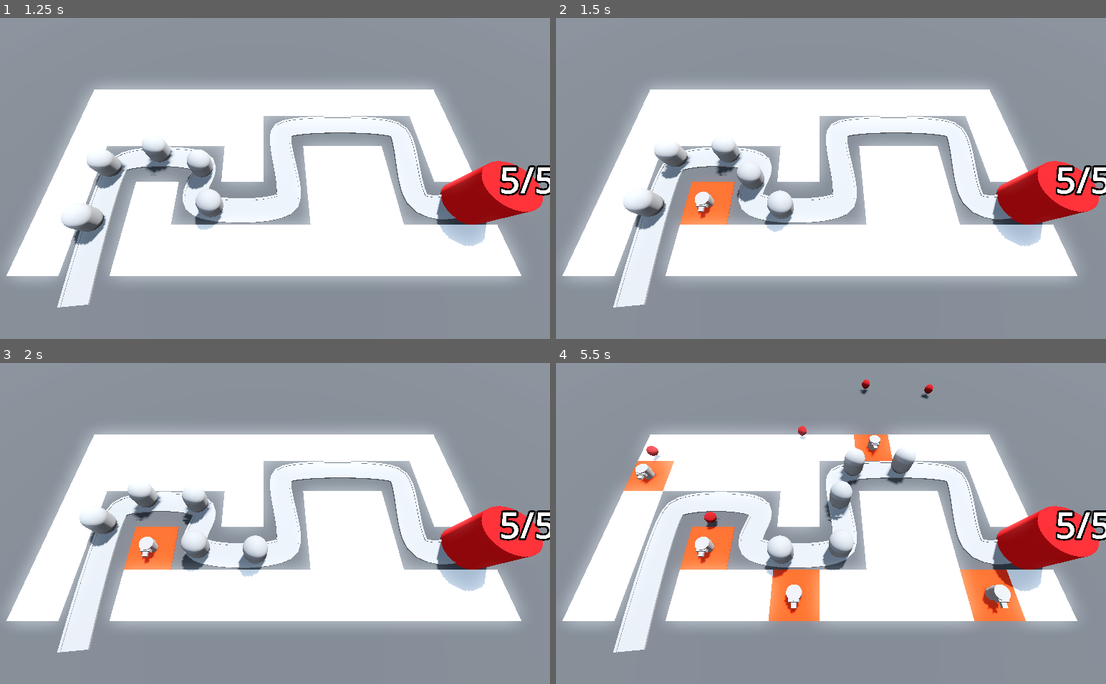
Above: before the commit, frames 1-4 (two rows, left to right).
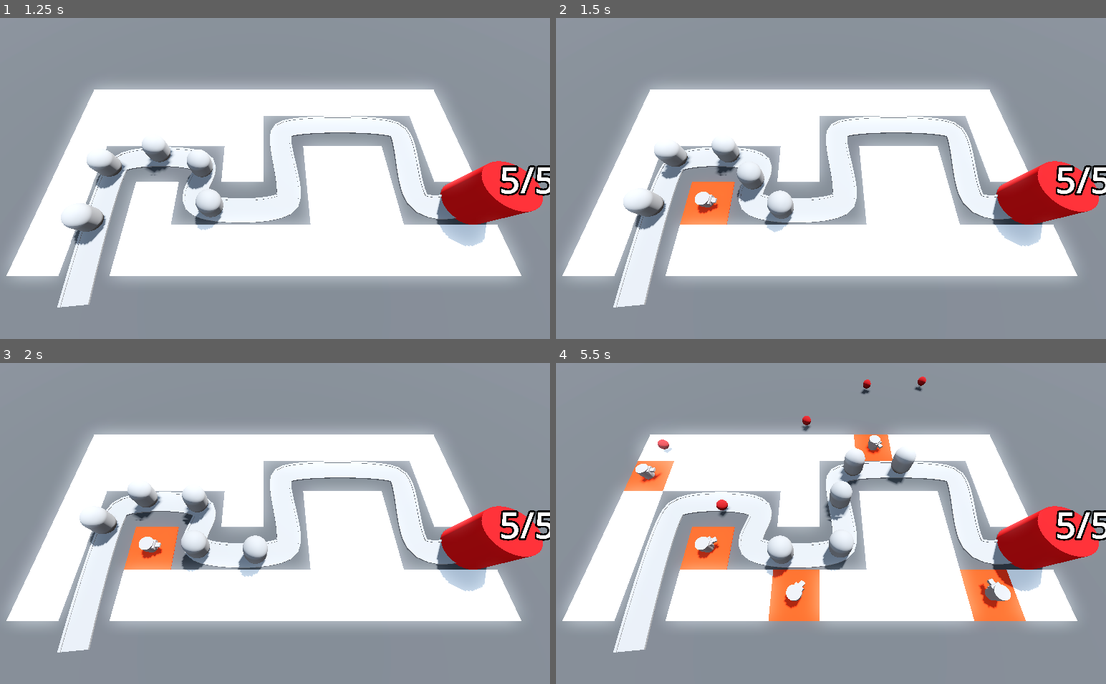
Above: after the commit, the same moments.

Repository: SugarF0x/barblast-3d
Game: Godot game, scene res://BaseLevel.tscn
The game is run twice, just before and just after one commit, with the same random seed, the same clock (stepped at 60 frames per second) and the same inputs.
Inputs (mouse positions are in pixels of both pictures, inside the frame that each line leads up to):
- Up to frame 1 (1.25 s): move the mouse to (390, 162) at 0.52 s; click (390, 162) at 0.6 s
- Up to frame 2 (1.5 s): move the mouse to (704, 194) at 1.27 s; click (704, 194) at 1.35 s
- Up to frame 3 (2 s): no input
- Up to frame 4 (5.5 s): move the mouse to (875, 452) at 2.02 s; click (875, 452) at 2.1 s; move the mouse to (792, 587) at 2.77 s; click (792, 587) at 2.85 s; move the mouse to (990, 571) at 3.52 s; click (990, 571) at 3.6 s; move the mouse to (649, 475) at 4.27 s; click (649, 475) at 4.35 s; move the mouse to (847, 523) at 5.02 s; click (847, 523) at 5.1 s

Frame 1 is identical in both runs. In frame 2, 0.1% of the frame differs, in the area x 25-30%, y 55-63%; in frame 3, 0.1%; in frame 4, 1.0%, in the area x 14-83%, y 4-79%.

Commit message:
have turrets follow first enemy

Diff:
--- a/BaseLevel.tscn
+++ b/BaseLevel.tscn
@@ -61,10 +61,11 @@
 script = ExtResource("3_4nxnr")
 turret_scene = ExtResource("4_enpy5")
 
-[node name="Path3D" type="Path3D" parent="."]
+[node name="EnemyPath" type="Path3D" parent="."]
+unique_name_in_owner = true
 curve = SubResource("Curve3D_yvn7s")
 
-[node name="Road" type="CSGPolygon3D" parent="Path3D"]
+[node name="Road" type="CSGPolygon3D" parent="EnemyPath"]
 polygon = PackedVector2Array(-1, 0, -1, 0.1, 1, 0.1, 1, 0)
 mode = 2
 path_node = NodePath("..")
@@ -77,7 +78,7 @@
 path_u_distance = 1.0
 path_joined = false
 
-[node name="LeftEdge" type="CSGPolygon3D" parent="Path3D"]
+[node name="LeftEdge" type="CSGPolygon3D" parent="EnemyPath"]
 polygon = PackedVector2Array(-1.1, 0, -1.1, 0.15, -0.9, 0.15, -0.9, 0)
 mode = 2
 path_node = NodePath("..")
@@ -90,7 +91,7 @@
 path_u_distance = 1.0
 path_joined = false
 
-[node name="RightEdge" type="CSGPolygon3D" parent="Path3D"]
+[node name="RightEdge" type="CSGPolygon3D" parent="EnemyPath"]
 polygon = PackedVector2Array(0.9, 0, 0.9, 0.15, 1.1, 0.15, 1.1, 0)
 mode = 2
 path_node = NodePath("..")
@@ -103,22 +104,22 @@
 path_u_distance = 1.0
 path_joined = false
 
-[node name="Enemy" parent="Path3D" instance=ExtResource("2_wgbja")]
+[node name="Enemy" parent="EnemyPath" instance=ExtResource("2_wgbja")]
 transform = Transform3D(0.999994, 0, 0, 0, 1, 0, 0, 0, 0.999994, -14, 0, 14)
 
-[node name="Enemy2" parent="Path3D" instance=ExtResource("2_wgbja")]
+[node name="Enemy2" parent="EnemyPath" instance=ExtResource("2_wgbja")]
 transform = Transform3D(0.998757, 0, 0.0497227, 0, 1, 0, -0.0497227, 0, 0.998757, -14.3452, 0, 9.01226)
 progress = 5.0
 
-[node name="Enemy3" parent="Path3D" instance=ExtResource("2_wgbja")]
+[node name="Enemy3" parent="EnemyPath" instance=ExtResource("2_wgbja")]
 transform = Transform3D(0.998561, 0, -0.0535071, 0, 1, 0, 0.0535071, 0, 0.998561, -14.4087, 0, 4.01436)
 progress = 10.0
 
-[node name="Enemy4" parent="Path3D" instance=ExtResource("2_wgbja")]
+[node name="Enemy4" parent="EnemyPath" instance=ExtResource("2_wgbja")]
 transform = Transform3D(0.0692737, 0, -0.997591, 0, 1, 0, 0.997591, 0, 0.0692737, -11.2097, 0, 1.29088)
 progress = 15.0
 
-[node name="Enemy5" parent="Path3D" instance=ExtResource("2_wgbja")]
+[node name="Enemy5" parent="EnemyPath" instance=ExtResource("2_wgbja")]
 transform = Transform3D(-0.46583, 0, -0.884867, 0, 1, 0, 0.884867, 0, -0.46583, -6.27649, 0, 1.80655)
 progress = 20.0
 
--- a/Turret/turret.gd
+++ b/Turret/turret.gd
@@ -7,6 +7,14 @@
 @onready var barrel: MeshInstance3D = %Barrel
 
 
+var enemy_path: Path3D
+
+
+func _physics_process(delta: float) -> void:
+	var enemy = enemy_path.get_children().back()
+	look_at(enemy.global_position, Vector3.UP, true)
+
+
 func fire():
 	var projectile = projectile_scene.instantiate()
 	add_child(projectile)
--- a/TurretManager.gd
+++ b/TurretManager.gd
@@ -4,7 +4,11 @@
 @export var turret_scene: PackedScene
 
 
+@onready var enemy_path: Path3D = %EnemyPath
+
+
 func build_turret(pos: Vector3) -> void:
 	var turret = turret_scene.instantiate()
 	add_child(turret)
 	turret.global_position = pos
+	turret.enemy_path = enemy_path
